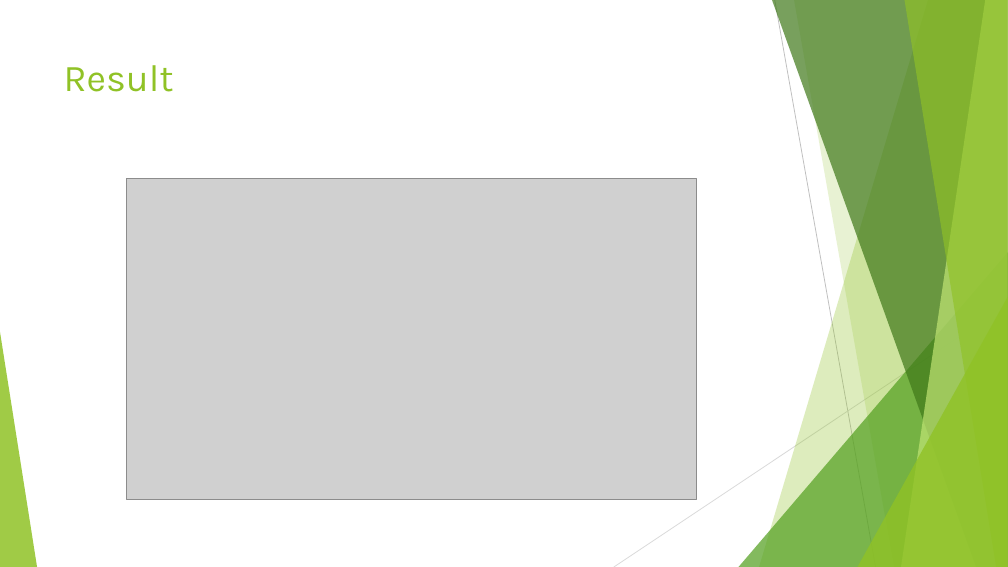
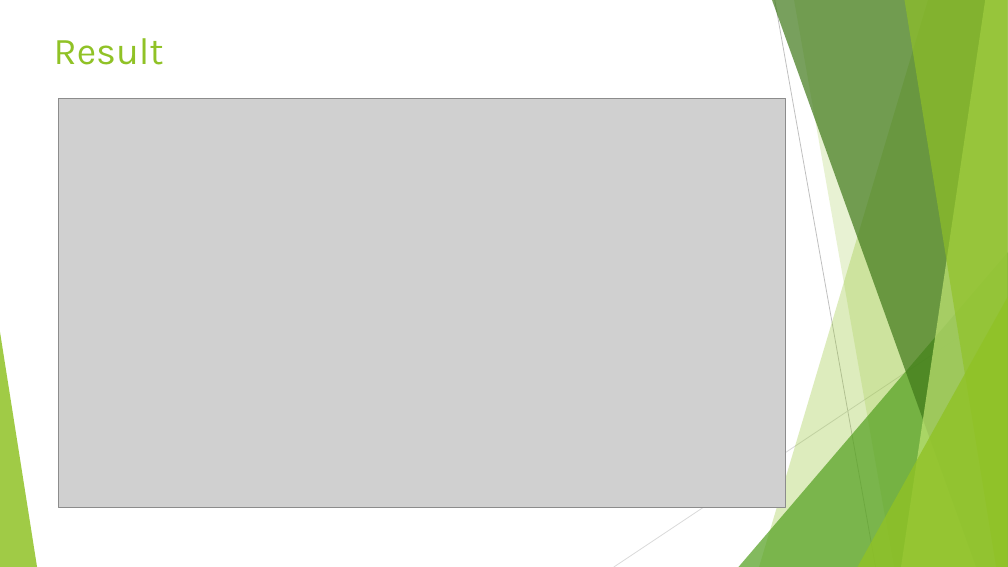
Before and after one commit to alanpauljaxon/CapstoneProject, a slide deck: slide 6 of IBM CAPSTONE PROJECT.pptx. Drawn at 1008x567 pixels with LibreOffice and Linux fonts; fonts in the diff are those of the drawing; grey boxes stand for pictures. Boxes give left, top, right and bottom in pixels: in the first picture for what was removed or moved away, otherwise in the second. Text is boxed around its words. In the diff, an @@ line names an element or a change of style, - is before the commit and + after.

```diff
--- a/IBM CAPSTONE PROJECT.pptx
+++ b/IBM CAPSTONE PROJECT.pptx
@@ title "Result": place and size @@
-title "Result" at (64,65,174,92)
+title "Result" at (54,38,164,65)
@@ picture: place and size @@
-picture at (126,178,697,499)
+picture at (58,98,786,507)
```
Also in this commit, not shown: 3 other slides changed.
